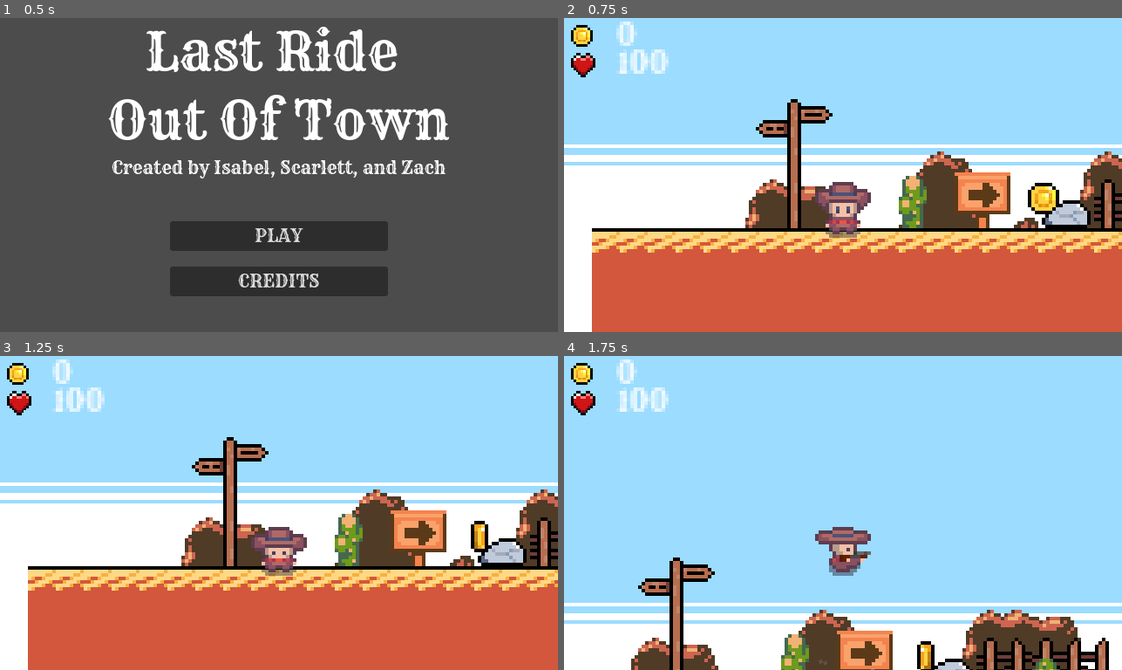
Above: before the commit, frames 1-4 (two rows, left to right).
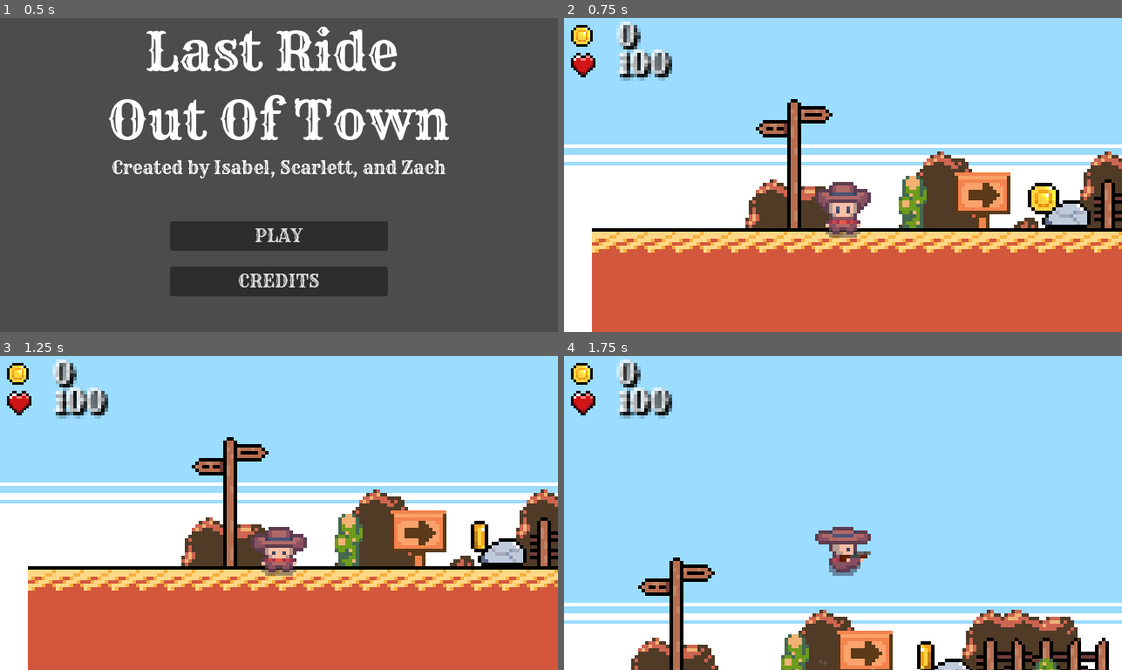
Above: after the commit, the same moments.

Repository: iltusing/hoohacks26
Game: Godot game, scene res://scenes/title.tscn
Two runs of this game, one before a commit and one after it. Both use one fixed random seed, a clock stepped at 60 frames per second and the inputs below. Sound files missing from this copy of the repository are replaced by a short silence.
Inputs:
- Up to frame 1 (0.5 s): no input
- Up to frame 2 (0.75 s): click "PLAY" at 0.5 s
- Up to frame 3 (1.25 s): no input
- Up to frame 4 (1.75 s): hold D (move_right) from 1.28 s (still down); tap Space (shoot) at 1.35 s; tap W (jump) at 1.52 s

Frame 1 is identical in both runs. In frame 2, 0.9% of the frame differs, in the area x 10-20%, y 2-20%; in frame 3, 0.9%; in frame 4, 0.9%.

Commit message:
Add game over text

Diff:
--- a/wild-west-game/scenes/main.tscn
+++ b/wild-west-game/scenes/main.tscn
@@ -3306,6 +3306,7 @@
 [node name="COINS" type="Label" parent="Player/UI/VBoxContainer/HBoxContainer" unique_id=1282512494]
 unique_name_in_owner = true
 layout_mode = 2
+theme_override_colors/font_shadow_color = Color(0, 0, 0, 1)
 theme_override_fonts/font = ExtResource("8_85g3d")
 theme_override_font_sizes/font_size = 8
 text = "0"
@@ -3321,9 +3322,22 @@
 [node name="HEALTH" type="Label" parent="Player/UI/VBoxContainer/HBoxContainer2" unique_id=1342046963]
 unique_name_in_owner = true
 layout_mode = 2
+theme_override_colors/font_shadow_color = Color(0, 0, 0, 1)
 theme_override_fonts/font = ExtResource("8_85g3d")
 theme_override_font_sizes/font_size = 8
 text = "100"
+
+[node name="GAMEOVER" type="Label" parent="Player/UI" unique_id=1640661753]
+unique_name_in_owner = true
+visible = false
+z_index = 5
+layout_mode = 2
+theme_override_colors/font_color = Color(1, 0, 0, 1)
+theme_override_colors/font_shadow_color = Color(0, 0, 0, 1)
+theme_override_fonts/font = ExtResource("8_85g3d")
+theme_override_font_sizes/font_size = 25
+text = "Game Over"
+horizontal_alignment = 1
 
 [node name="Killzone" parent="." unique_id=155024343 instance=ExtResource("7_o6xl0")]
 position = Vector2(141, 24)
@@ -3336,6 +3350,7 @@
 
 [node name="Coin" parent="." unique_id=1674890837 instance=ExtResource("11_ya4ey")]
 position = Vector2(58, -8)
+
 [node name="Killzone2" parent="." unique_id=1891375319 instance=ExtResource("7_o6xl0")]
 position = Vector2(366, -46.000008)
 scale = Vector2(1, 1.44)
--- a/wild-west-game/scripts/player.gd
+++ b/wild-west-game/scripts/player.gd
@@ -24,6 +24,7 @@
 var action_state: ActionState = ActionState.NONE
 
 func _ready() -> void:
+	%GAMEOVER.visible = false
 	animated_sprite_2d.sprite_frames.set_animation_loop("shoot", false)
 	animated_sprite_2d.sprite_frames.set_animation_loop("reload", false)
 	animated_sprite_2d.animation_finished.connect(_on_animation_finished)
@@ -155,6 +156,7 @@
 	if is_dead:
 		return
 
+	%GAMEOVER.visible = true
 	is_dead = true
 
 	velocity = Vector2.ZERO
@@ -181,6 +183,6 @@
 
 func _return_to_title() -> void:
 	Engine.time_scale = 0.5
-	await get_tree().create_timer(1.0, true, false, true).timeout
+	await get_tree().create_timer(4.0, true, false, true).timeout
 	Engine.time_scale = 1.0
 	get_tree().change_scene_to_file("res://scenes/title.tscn")
Not shown: 1 places in wild-west-game/scenes/main.tscn that only renumber resources
